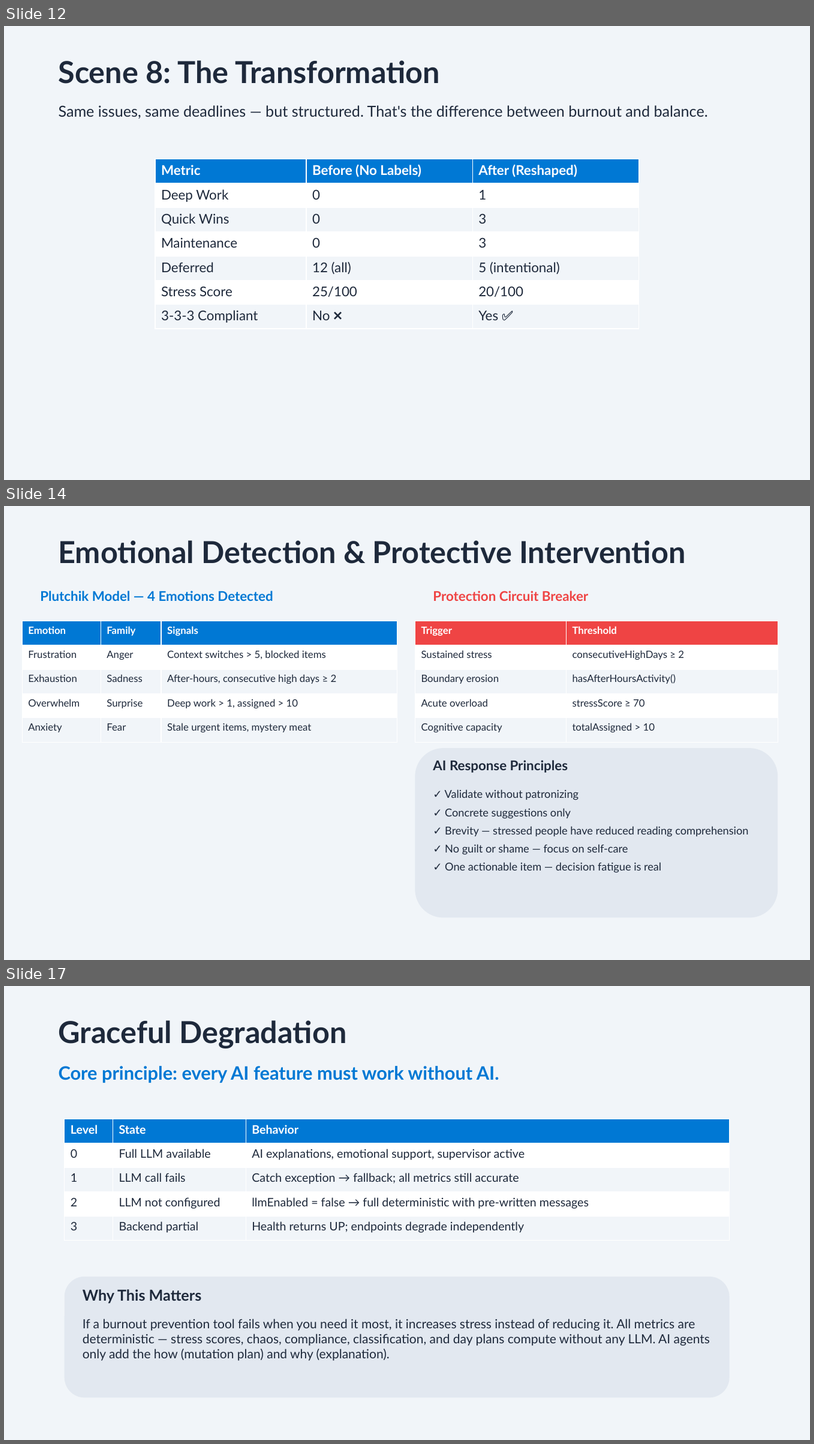
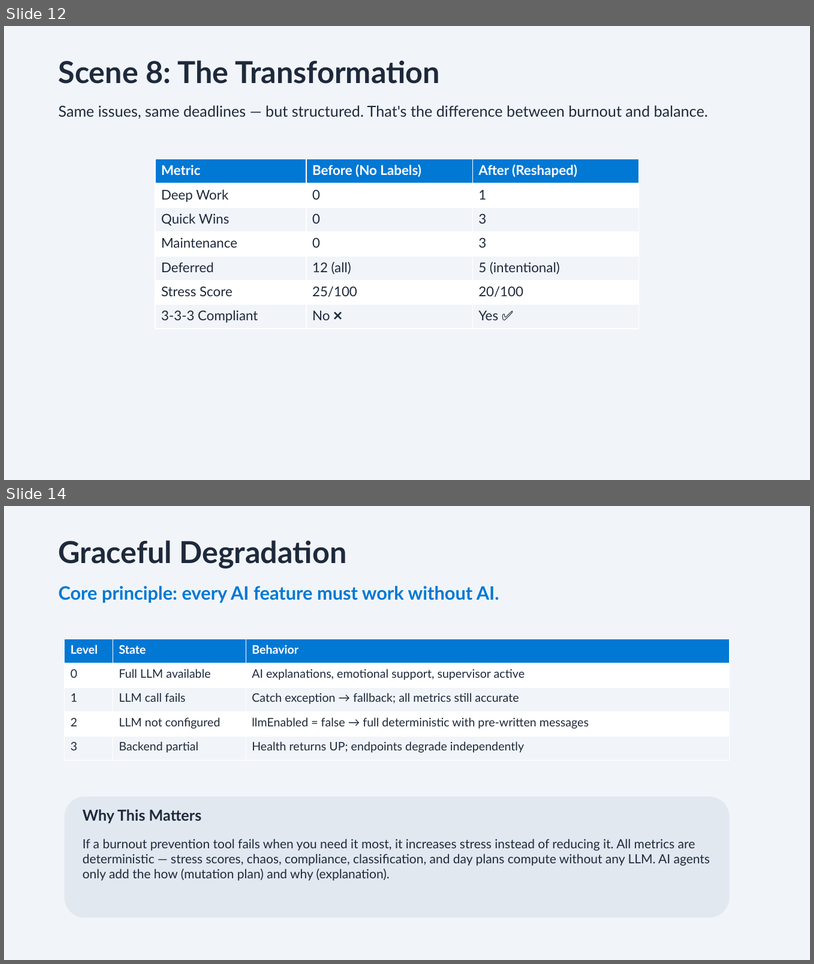
Before and after one commit to roryp/burnout-app, a slide deck: docs/Burnout-as-a-Service.pptx. Shown one above the other, each under a label of ours: slides 12, 14 and 17 before the commit, slides 12 and 14 after it; the slides between them are not shown. The pictures are 814x1444 and 814x964 pixels, drawn with LibreOffice and Linux fonts; fonts in the diff are those of the drawing. Boxes give left, top, right and bottom in pixels: in the first picture for what was removed or moved away, otherwise in the second. Text is boxed around its words. In the diff, an @@ line names an element or a change of style, - is before the commit and + after.

```diff
--- a/docs/Burnout-as-a-Service.pptx
+++ b/docs/Burnout-as-a-Service.pptx
@@ slide 14 removed at bbox=[4, 506, 810, 960], background #F1F5F9 @@
@@ text removed at bbox=[59, 540, 686, 564] @@
-Emotional Detection & Protective Intervention
@@ text removed at bbox=[40, 591, 273, 601] @@
-Plutchik Model — 4 Emotions Detected
@@ text removed at bbox=[433, 591, 588, 601] @@
-Protection Circuit Breaker
@@ table removed at bbox=[22, 621, 397, 742], 5 rows, 3 columns @@
-Emotion | Family | Signals
-Frustration | Anger | Context switches > 5, blocked items
-Exhaustion | Sadness | After-hours, consecutive high days ≥ 2
-Overwhelm | Surprise | Deep work > 1, assigned > 10
-Anxiety | Fear | Stale urgent items, mystery meat
@@ table removed at bbox=[416, 621, 779, 742], 5 rows, 2 columns @@
-Trigger | Threshold
-Sustained stress | consecutiveHighDays ≥ 2
-Boundary erosion | hasAfterHoursActivity()
-Acute overload | stressScore ≥ 70
-Cognitive capacity | totalAssigned > 10
@@ rounded rectangle removed at bbox=[416, 748, 779, 918] @@
@@ text removed at bbox=[433, 760, 569, 772] @@
-AI Response Principles
@@ text removed at bbox=[445, 789, 749, 873] @@
-✓ Validate without patronizing
-✓ Concrete suggestions only
-✓ Brevity — stressed people have reduced reading comprehension
-✓ No guilt or shame — focus on self-care
-✓ One actionable item — decision fatigue is real
@@ what was slide 17 is now slide 14 @@
```
Also in this commit, not shown: 1 slide added, 4 other slides removed.
